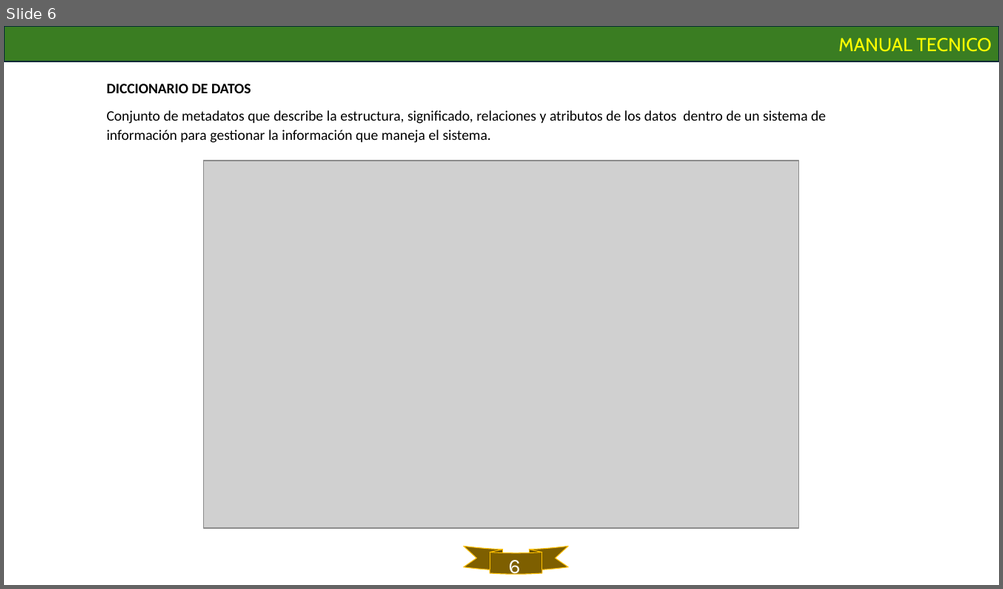
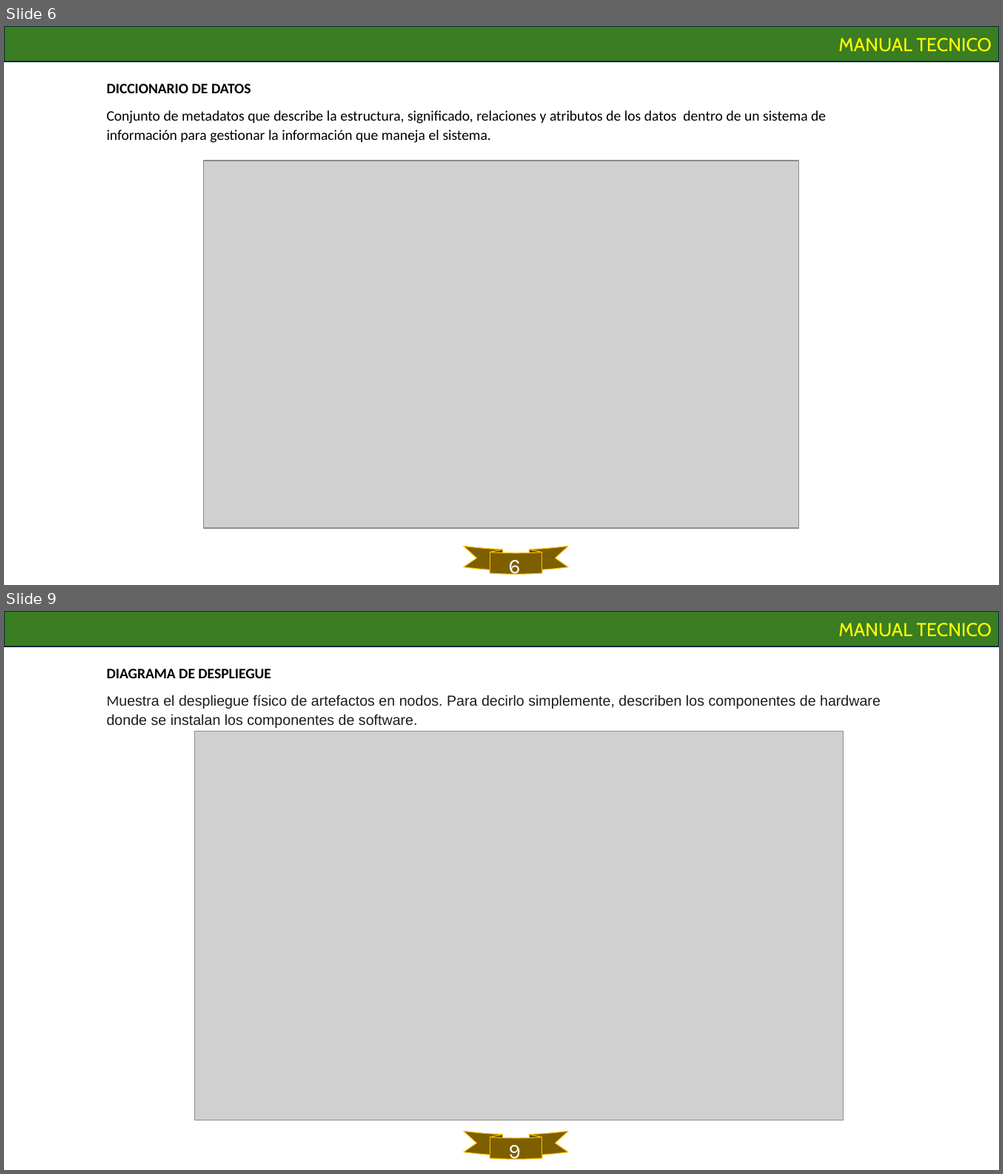
Before and after one commit to Nicolasgil06/CANCHEROS, a slide deck: assets/docs/Trimestre V/03_Manual_Técnico/CANCHEROS manual tecnico.pptx. Shown one above the other, each under a label of ours: slide 6 before the commit, slides 6 and 9 after it; the slides between them are not shown. The pictures are 1003x589 and 1003x1174 pixels, drawn with LibreOffice and Linux fonts; fonts in the diff are those of the drawing; grey boxes stand for pictures. Boxes give left, top, right and bottom in pixels: in the first picture for what was removed or moved away, otherwise in the second. Text is boxed around its words. In the diff, an @@ line names an element or a change of style, - is before the commit and + after.

Commit message:
Actualizacion manual usuario y manual tecnico

```diff
--- a/assets/docs/Trimestre V/03_Manual_Técnico/CANCHEROS manual tecnico.pptx
+++ b/assets/docs/Trimestre V/03_Manual_Técnico/CANCHEROS manual tecnico.pptx
@@ slide 9 added at (4,611,999,1170), background #FFFFFF @@
@@ rectangle added at (4,611,999,647), fill #3B7D23, outline #092A39 1.5 pt, 18 pt, text #FFFF00 @@
+MANUAL TECNICO
@@ text added at (107,669,880,728), 14 pt, text #1C1C1E @@
+DIAGRAMA DE DESPLIEGUE
+Muestra el despliegue físico de artefactos en nodos. Para decirlo simplemente, describen los componentes de hardware donde se instalan los componentes de software.
@@ picture added at (195,731,842,1121) @@
@@ freeform shape added at (464,1132,568,1160), fill #7E5F00 @@
@@ freeform shape added at (464,1132,568,1160), outline #FFC000 0.75 pt @@
@@ freeform shape added at (489,1135,542,1139), fill #664D00 @@
@@ text added at (509,1145,521,1165), 20 pt, text #FFFFFF @@
+9
```
Also in this commit, not shown: 1 slide changed, 2 other slides added, 4 other files.
